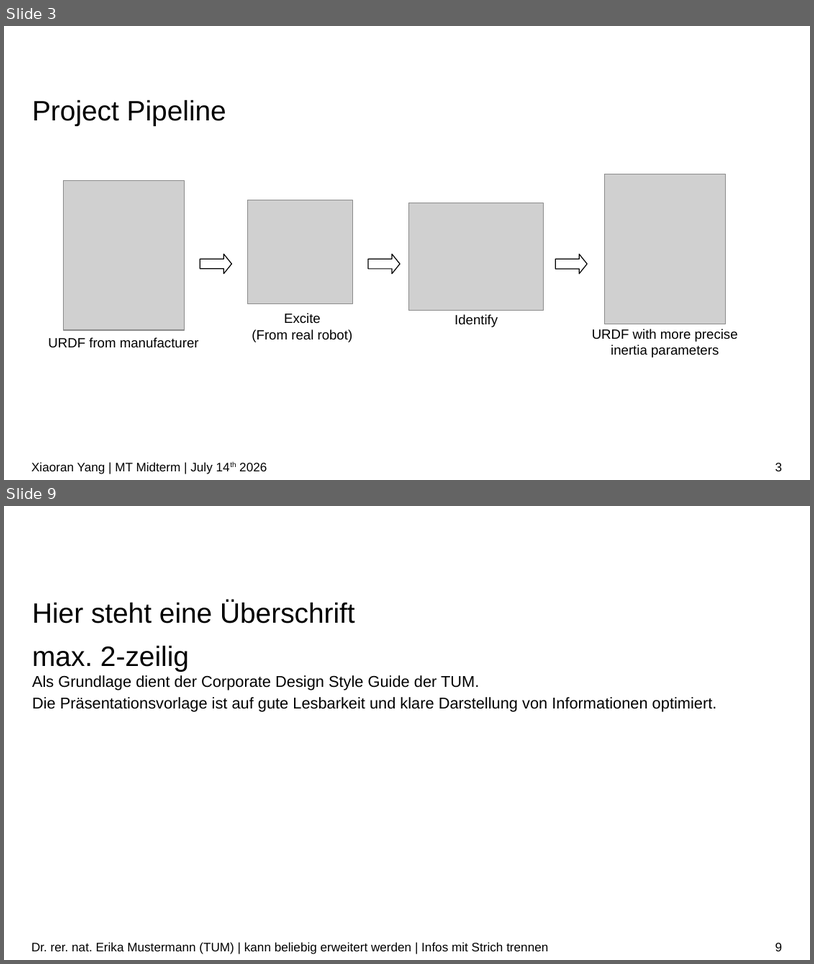
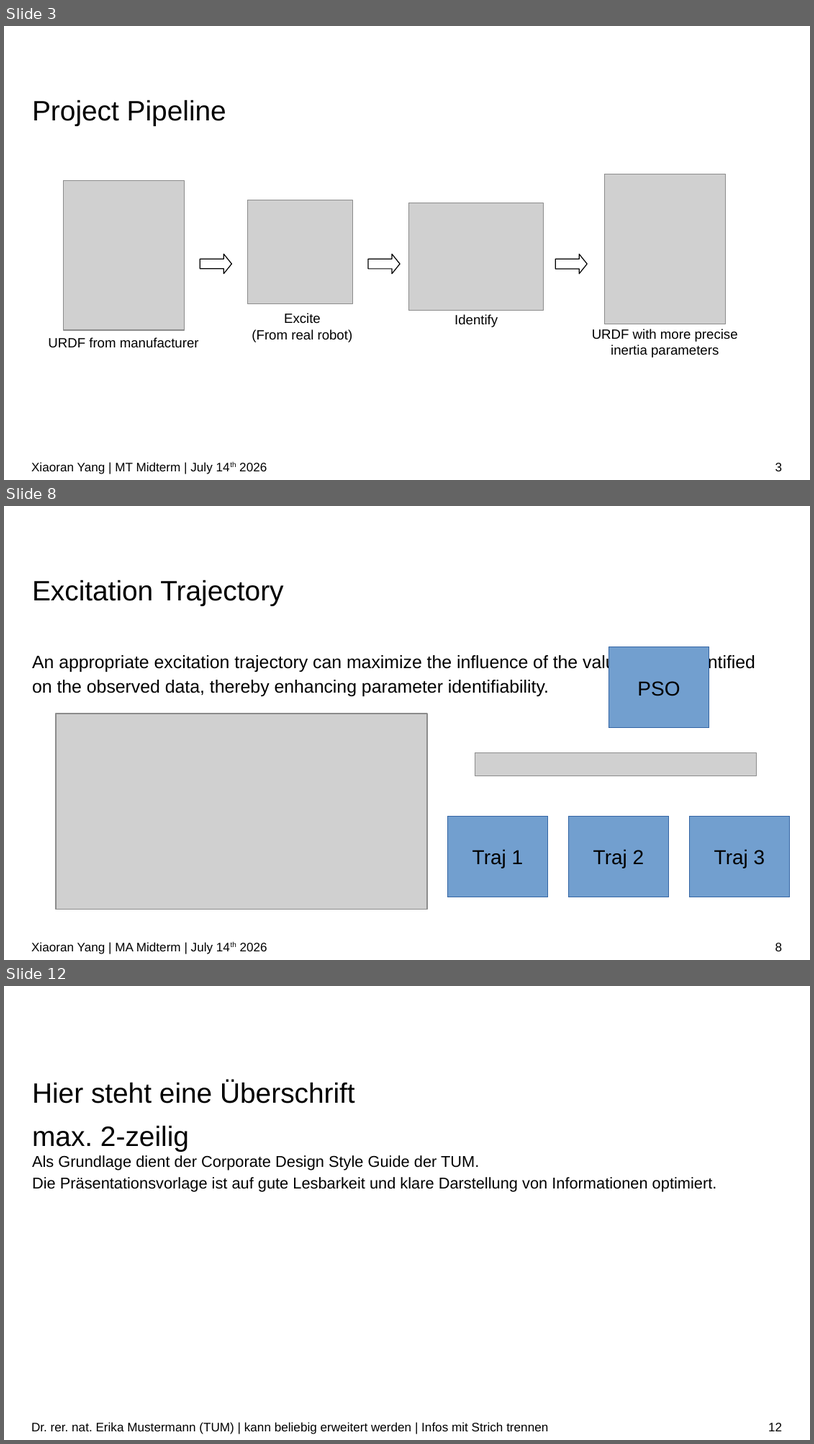
Before and after one commit to IDoccupled/identification, a slide deck: presentation/Midterm.odp. Shown one above the other, each under a label of ours: slides 3 and 9 before the commit, slides 3, 8 and 12 after it; the slides between them are not shown. The pictures are 814x964 and 814x1444 pixels, drawn with LibreOffice and Linux fonts; fonts in the diff are those of the drawing; grey boxes stand for pictures; background and template pictures are left out. Boxes give left, top, right and bottom in pixels: in the first picture for what was removed or moved away, otherwise in the second. Text is boxed around its words. In the diff, an @@ line names an element or a change of style, - is before the commit and + after.

```diff
--- a/presentation/Midterm.odp
+++ b/presentation/Midterm.odp
@@ slide 8 added at (x1=4, y1=506, x2=810, y2=960), background #FFFFFF @@
@@ title added at (x1=32, y1=579, x2=283, y2=605), 25 pt, text #000000 @@
+Excitation Trajectory
@@ text added at (x1=32, y1=654, x2=756, y2=696), 16 pt, text #000000 @@
+An appropriate excitation trajectory can maximize the influence of the values to be identified on the observed data, thereby enhancing parameter identifiability.
@@ rectangle added at (x1=609, y1=647, x2=710, y2=728), fill #729FCF, outline #3465A4 0 pt, 18 pt, text #000000 @@
+PSO
@@ picture added at (x1=56, y1=713, x2=427, y2=909) @@
@@ picture added at (x1=475, y1=753, x2=756, y2=775) @@
@@ rectangle added at (x1=448, y1=816, x2=548, y2=896), fill #729FCF, outline #3465A4 0 pt, 18 pt, text #000000 @@
+Traj 1
@@ rectangle added at (x1=568, y1=816, x2=669, y2=896), fill #729FCF, outline #3465A4 0 pt, 18 pt, text #000000 @@
+Traj 2
@@ rectangle added at (x1=689, y1=816, x2=790, y2=896), fill #729FCF, outline #3465A4 0 pt, 18 pt, text #000000 @@
+Traj 3
@@ text added at (x1=31, y1=942, x2=268, y2=954), 11 pt, text #000000 @@
+Xiaoran Yang | MA Midterm | July 14th 2026
@@ page number added at (x1=776, y1=942, x2=783, y2=951), 11 pt, text #000000 @@
+8
@@ what was slide 9 is now slide 12 @@
@@ page number at (x1=769, y1=1422, x2=782, y2=1431): text changed @@
-9
+12
```
Also in this commit, not shown: 5 slides changed, 3 other slides added, 1 slide removed.
